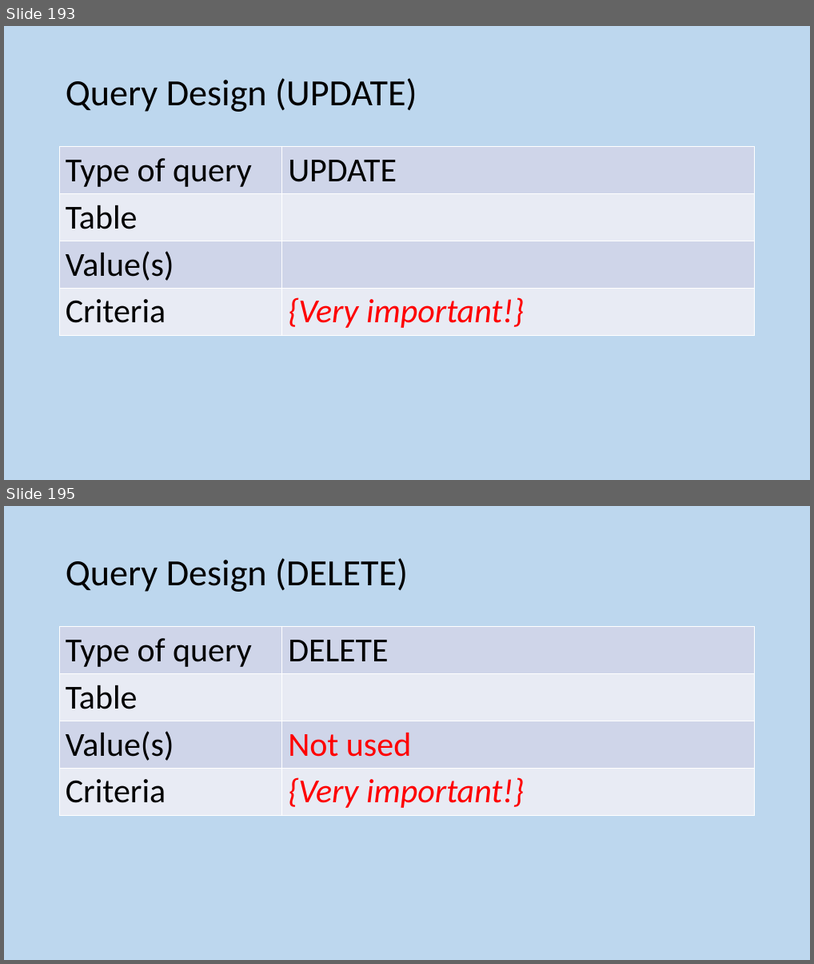
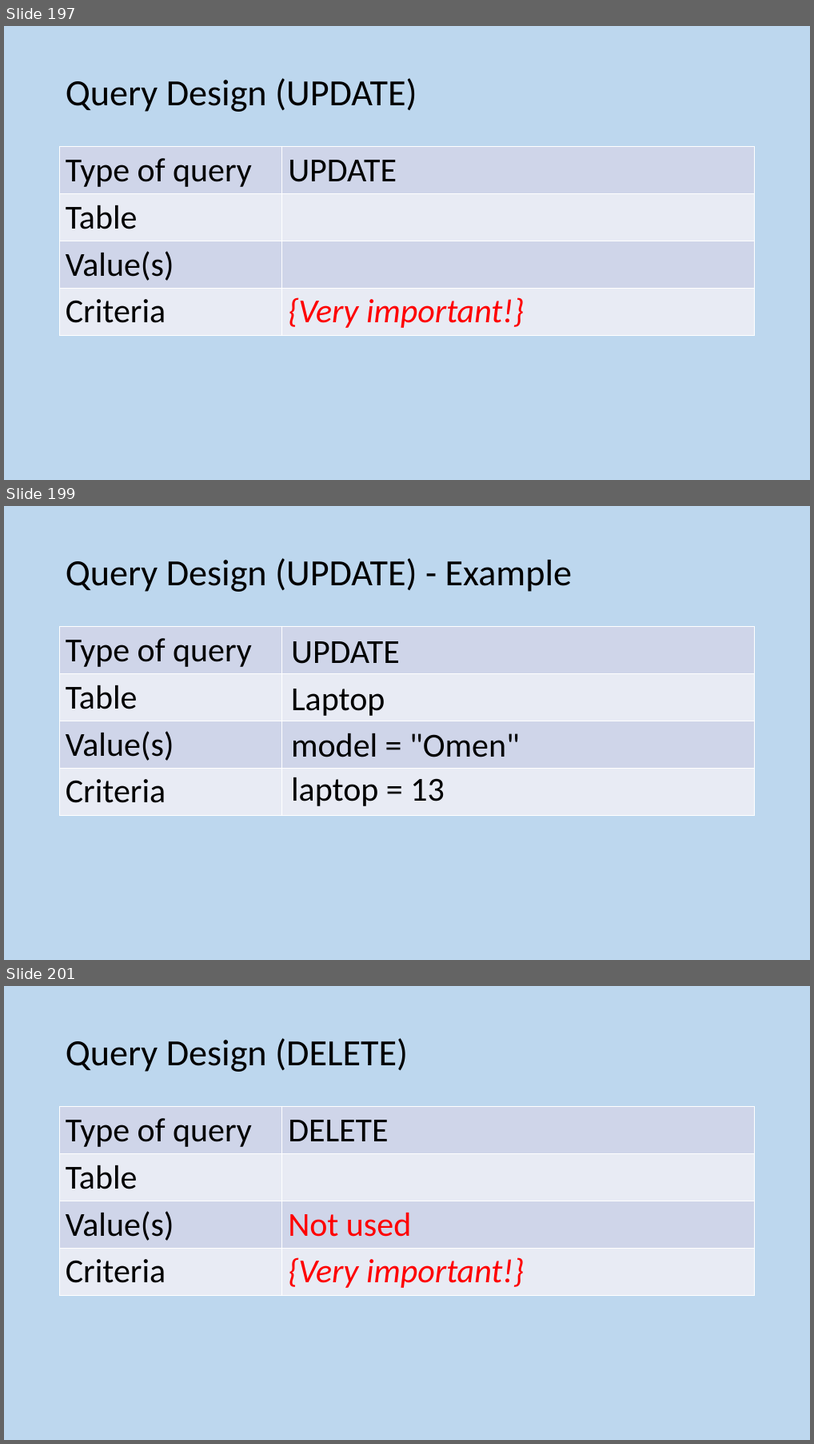
Before and after one commit to MrFriendCS/MrFriendCS.github.io, a slide deck: n5-cs/ddd/N5 CS DDD Slides.pptx. Shown one above the other, each under a label of ours: slides 193 and 195 before the commit, slides 197, 199 and 201 after it; the slides between them are not shown. The pictures are 814x964 and 814x1444 pixels, drawn with LibreOffice and Linux fonts; fonts in the diff are those of the drawing. Boxes give left, top, right and bottom in pixels: in the first picture for what was removed or moved away, otherwise in the second. Text is boxed around its words. In the diff, an @@ line names an element or a change of style, - is before the commit and + after.

```diff
--- a/n5-cs/ddd/N5 CS DDD Slides.pptx
+++ b/n5-cs/ddd/N5 CS DDD Slides.pptx
@@ slide 199 added at (4, 506, 810, 960), background #BDD7EE @@
@@ title added at (66, 558, 573, 592), 44 pt, text #000000 @@
+Query Design (UPDATE) - Example
@@ table added at (60, 627, 755, 812), 4 rows, 2 columns @@
+Type of query | 
+Table | 
+Value(s) | 
+Criteria | 
@@ text added at (291, 641, 400, 664), 40 pt, text #000000 @@
+UPDATE
@@ text added at (291, 688, 385, 716), 40 pt, text #000000 @@
+Laptop
@@ text added at (291, 733, 520, 757), 40 pt, text #000000 @@
+model = "Omen"
@@ text added at (291, 777, 445, 806), 40 pt, text #000000 @@
+laptop = 13
@@ what was slide 193 is now slide 197 @@
@@ what was slide 195 is now slide 201 @@
```
Also in this commit, not shown: 7 other slides added, 2 other files.
